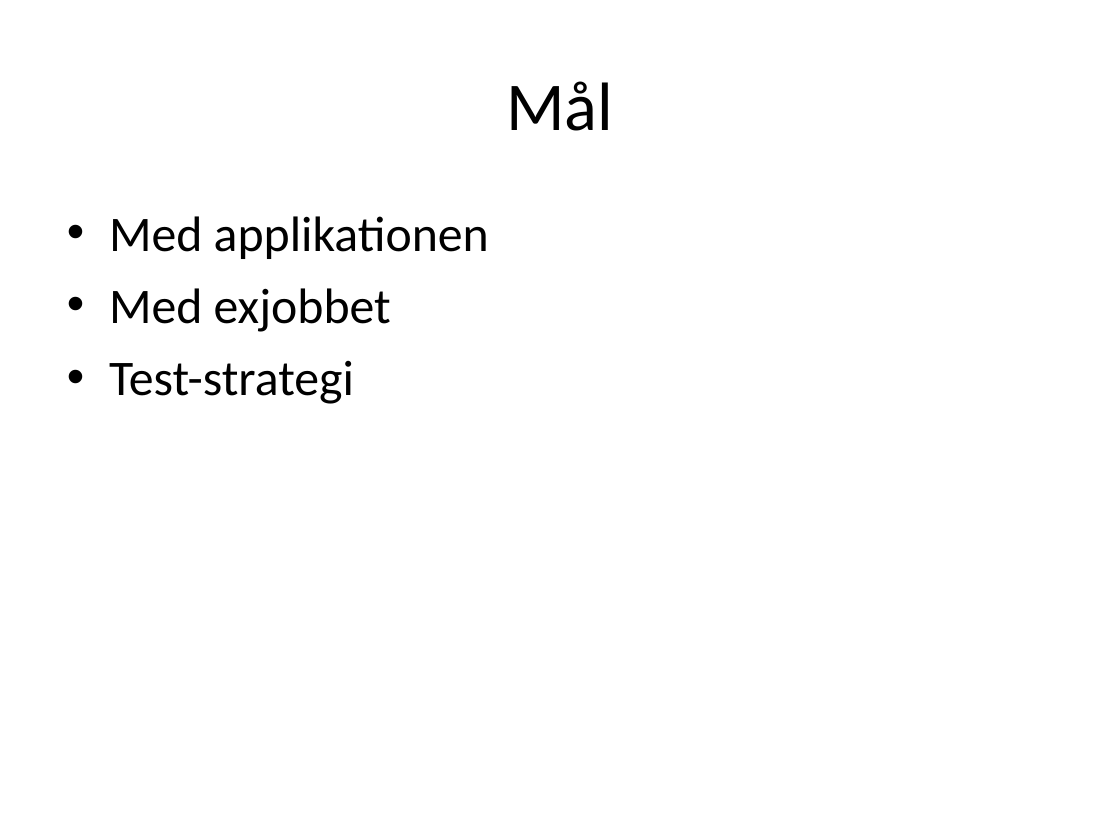
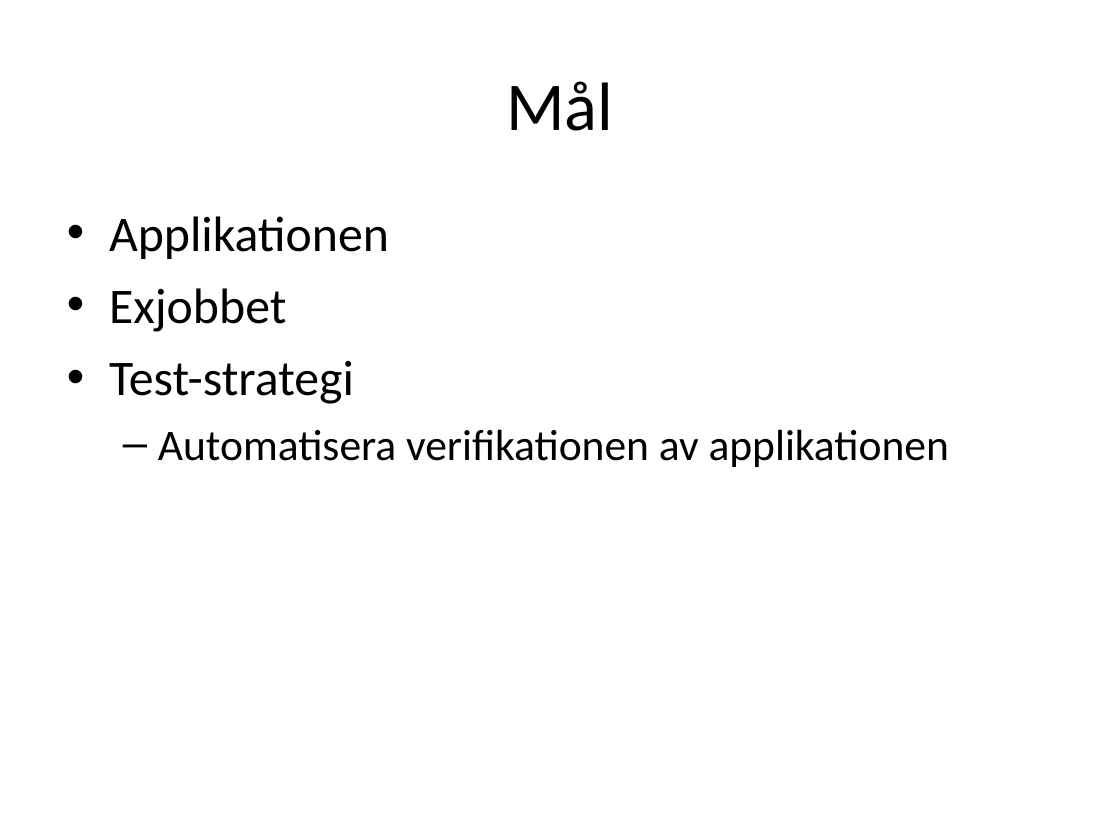
Before and after one commit to Vykos/QSAB, a slide deck: slide 2 of report/Styrgruppsmote.ppt (slide 9 before the commit). Drawn at 1120x840 pixels with LibreOffice and Linux fonts; fonts in the diff are those of the drawing. Boxes give left, top, right and bottom in pixels: in the first picture for what was removed or moved away, otherwise in the second. Text is boxed around its words. In the diff, an @@ line names an element or a change of style, - is before the commit and + after.

```diff
--- a/report/Styrgruppsmote.ppt
+++ b/report/Styrgruppsmote.ppt
@@ text at <box>109,216,389,332</box>: text changed @@
-• Med applikationen
-• Med exjobbet
+• Applikationen
+• Exjobbet
@@ text at <box>158,429,949,467</box>: paragraph added @@
+  – Automatisera verifikationen av applikationen
```
Also in this commit, not shown: 2 other slides changed, 1 slide added, 2 slides removed.
